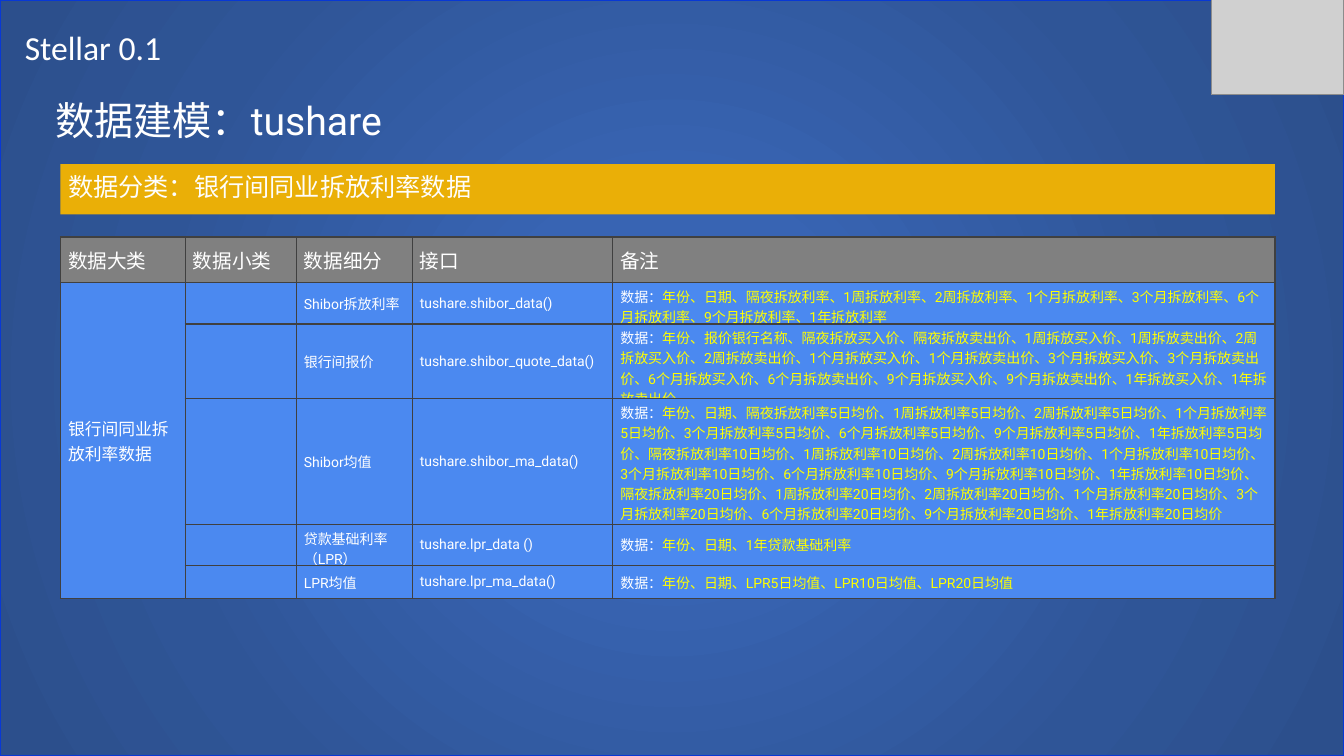
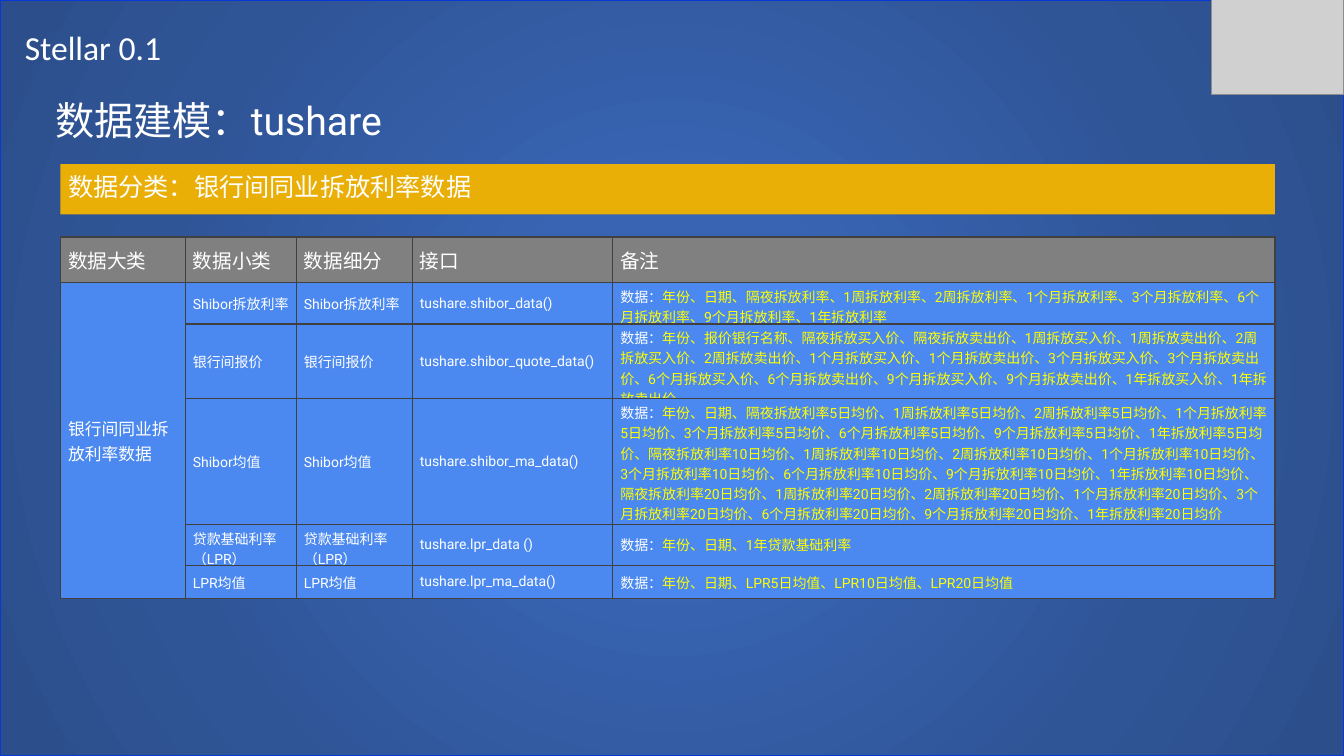
Before and after one commit to SCITLAS/Stellar, a slide deck: slide 18 of Stellar_0.1/documents/design.pptx. Drawn at 1344x756 pixels with LibreOffice and Linux fonts; fonts in the diff are those of the drawing; grey boxes stand for pictures. Boxes give left, top, right and bottom in pixels: in the first picture for what was removed or moved away, otherwise in the second. Text is boxed around its words. In the diff, an @@ line names an element or a change of style, - is before the commit and + after.

Commit message:
Update design document, add MySQL database and table basic design.

```diff
--- a/Stellar_0.1/documents/design.pptx
+++ b/Stellar_0.1/documents/design.pptx
@@ table at box(60, 237, 1275, 593) @@
-row 2, column 2: 
+row 2, column 2: Shibor拆放利率
-row 3, column 2: 
+row 3, column 2: 银行间报价
-row 4, column 2: 
+row 4, column 2: Shibor均值
-row 5, column 2: 
+row 5, column 2: 贷款基础利率（LPR）
-row 6, column 2: 
+row 6, column 2: LPR均值
```
Also in this commit, not shown: 6 other slides changed, 9 slides added.
